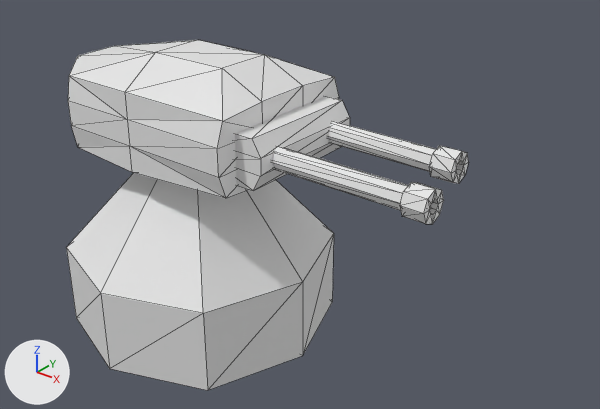
What one commit did to the COLLADA model tower/gun_turret/gun_turret.dae.
One viewpoint serves both versions: a 50 mm lens placed at (7.86, -7.32, 5.65), pointed at (1.81, 0.24, 0.96). The lights are fixed; the arrows at lower left show +X, +Y and +Z. Mesh edges are drawn as thin lines.
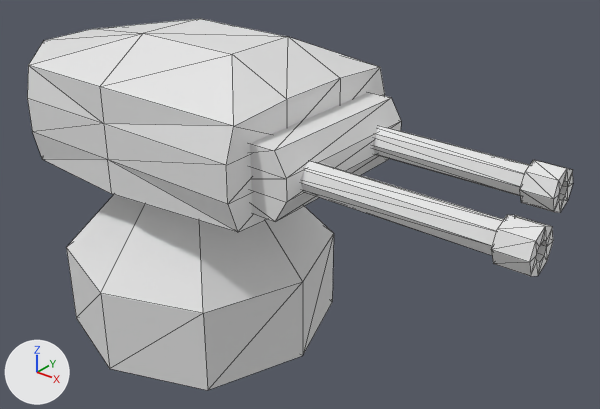
What changed in the scene script:
```text
Change ob_cube:
    ob_cube.scale: (1.0, 1.0, 1.0) -> (1.31, 1.31, 1.31)
```

Location of each change, (x1, y1, x2, y2) in pixels of the pictures (600 x 409 px):
'Cube', rescaled (33% wider, 35% taller)
    before: (68, 40, 350, 198)
    after: (27, 19, 401, 232)
'Cube.001', rescaled (46% wider, 47% taller)
    before: (272, 146, 444, 224)
    after: (301, 161, 553, 276)
'Cube.002', rescaled (41% wider, 40% taller)
    before: (327, 122, 469, 184)
    after: (373, 126, 573, 213)
